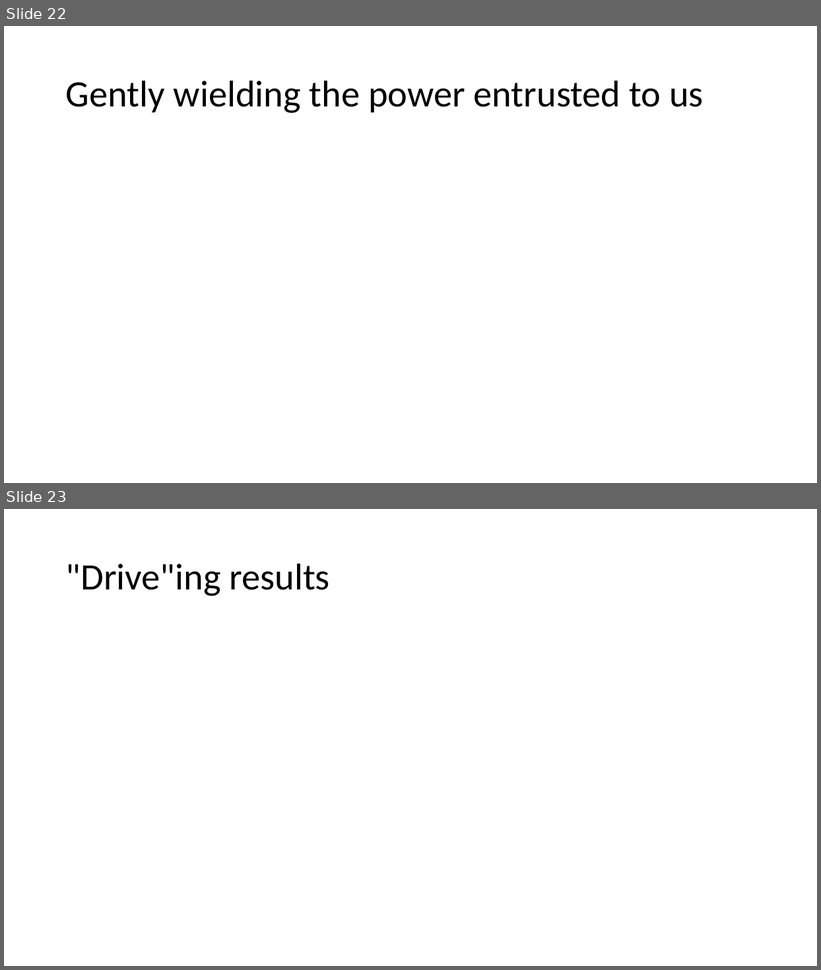
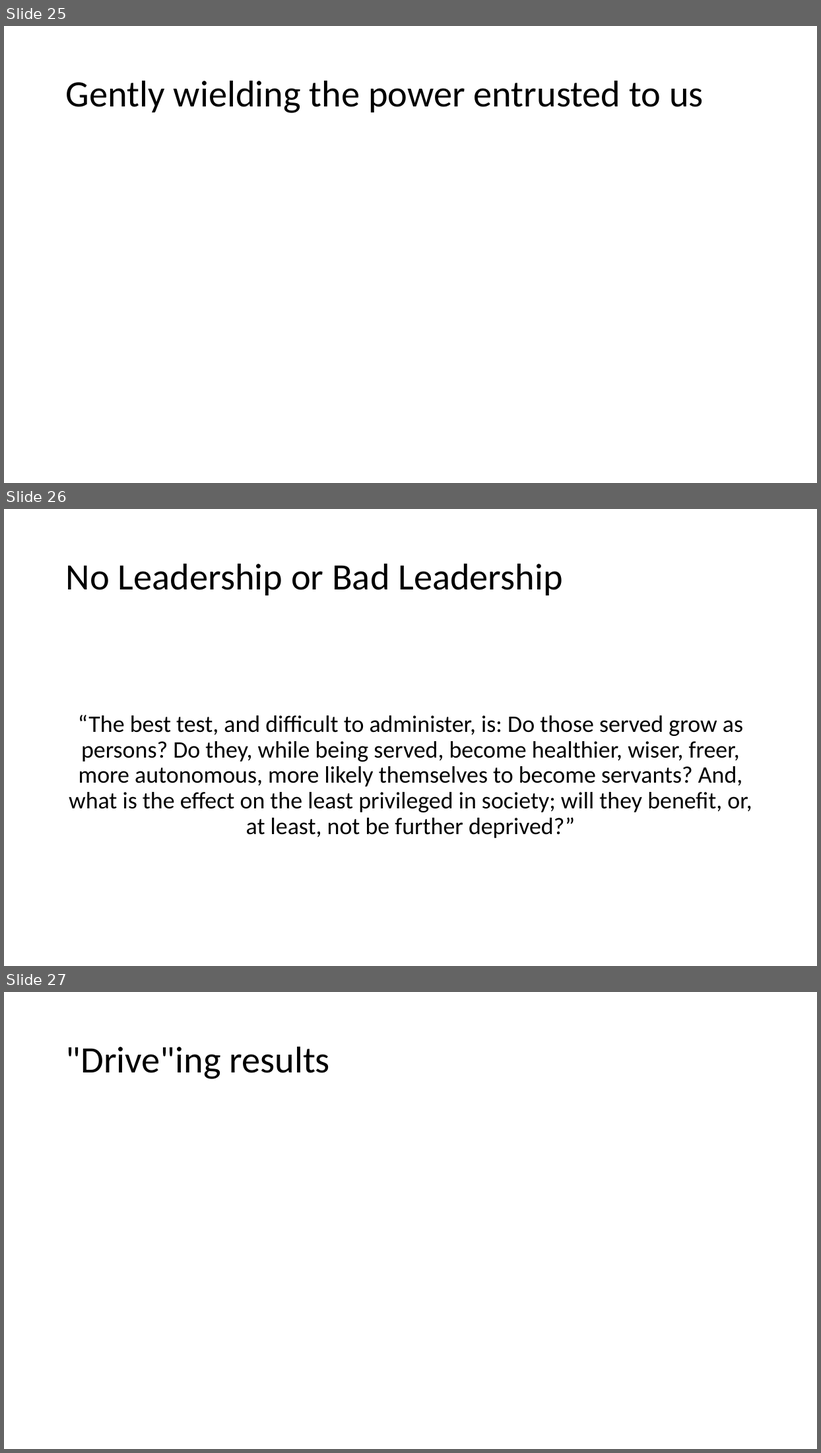
Before and after one commit to jugisahunk/presentations, a slide deck: tortoise-and-hare/tortoise-and-hare.pptx. Shown one above the other, each under a label of ours: slides 22 and 23 before the commit, slides 25, 26 and 27 after it. The pictures are 821x970 and 821x1453 pixels, drawn with LibreOffice and Linux fonts; fonts in the diff are those of the drawing. Boxes give left, top, right and bottom in pixels: in the first picture for what was removed or moved away, otherwise in the second. Text is boxed around its words. In the diff, an @@ line names an element or a change of style, - is before the commit and + after.

```diff
--- a/tortoise-and-hare/tortoise-and-hare.pptx
+++ b/tortoise-and-hare/tortoise-and-hare.pptx
@@ slide 26 added at bbox=[4, 509, 817, 966], background #FFFFFF @@
@@ title added at bbox=[66, 563, 563, 595], 44 pt, text #000000 @@
+No Leadership or Bad Leadership
@@ text added at bbox=[69, 715, 752, 838], 28 pt, text #000000 @@
+“The best test, and difficult to administer, is: Do those served grow as persons? Do they, while being served, become healthier, wiser, freer, more autonomous, more likely themselves to become servants? And, what is the effect on the least privileged in society; will they benefit, or, at least, not be further deprived?”
@@ what was slide 22 is now slide 25 @@
@@ what was slide 23 is now slide 27 @@
```
Also in this commit, not shown: 3 slides changed, 3 other slides added.
